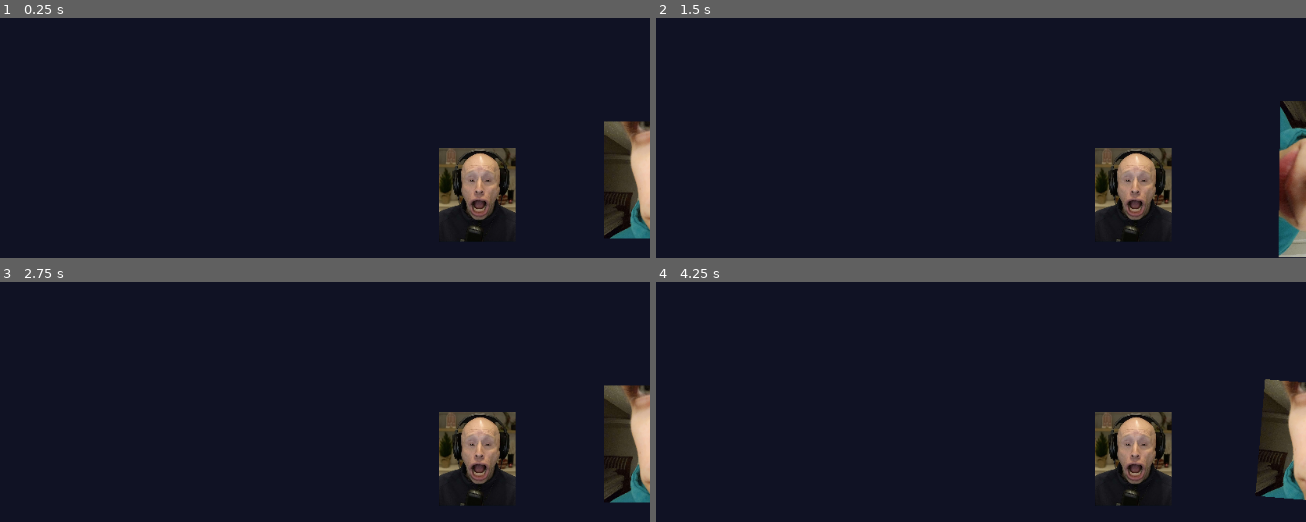
Above: before the commit, frames 1-4 (two rows, left to right).
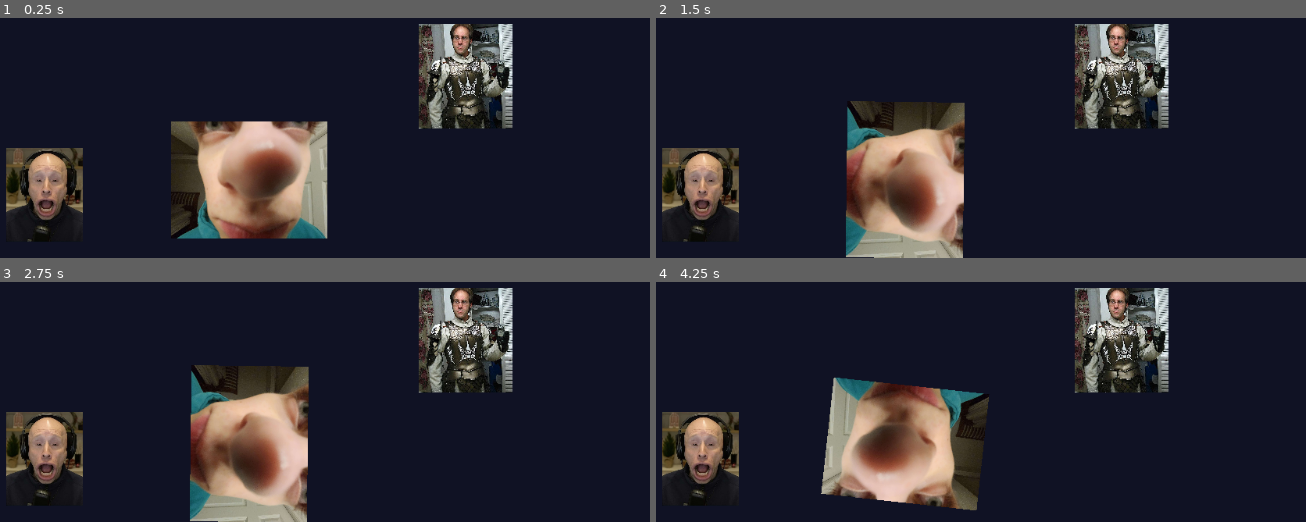
Above: after the commit, the same moments.

Repository: jake-ciliberti/rotate-renovate
Game: Godot game, scene res://levels/level_template.tscn
Same seed, same stepped clock (60 frames per second), same inputs: the game is played once before the commit and once after it. This scene is started directly instead of the project's main scene.
Inputs:
- Up to frame 1 (0.25 s): no input
- Up to frame 2 (1.5 s): tap Enter at 0.5 s; hold Up (rotate_clockwise) 0.53-1.28 s; hold D (move_right) from 0.53 s (still down); tap W (jump) at 0.77 s; tap Down (rotate_counterclockwise) at 0.8, 1.35 s
- Up to frame 3 (2.75 s): tap W (jump) at 1.52 s; tap Right (select_next) at 1.55, 2.1 s; tap R (reset) at 2 s; release D (move_right) at 2.03 s; hold A (move_left) from 2.03 s (still down); tap Left (select_prev) at 2.3 s
- Up to frame 4 (4.25 s): tap R (reset) at 2.75, 3.5, 4.15 s; release A (move_left) at 2.78 s; hold D (move_right) from 2.78 s (still down); tap Left (select_prev) at 2.85 s; tap W (jump) at 3.02, 3.77 s; tap Up (rotate_clockwise) at 3.05 s; hold Up (rotate_clockwise) from 3.53 s (still down); tap Down (rotate_counterclockwise) at 3.8 s

The runs differ from the first frame. In frame 1, 26% of the frame differs, in the area x 0-100%, y 2-94%; in frame 2, 25%; in frame 3, 26%; in frame 4, 26%.

Commit message:
moved rotation to its own class; added groups and signals for abstraction

Diff:
--- a/levels/level_0.tscn
+++ b/levels/level_0.tscn
@@ -1,6 +1,6 @@
 [gd_scene format=4 uid="uid://cwevwscceskgu"]
 
-[ext_resource type="Script" uid="uid://5mkyc8yf3gmm" path="res://scripts/level0.gd" id="1_eus5j"]
+[ext_resource type="Script" uid="uid://1hljlhp5cw2n" path="res://scripts/level.gd" id="1_yi3jx"]
 [ext_resource type="TileSet" uid="uid://cn5qrq50vbfwx" path="res://sprites/tiles/Docks.tres" id="2_823pn"]
 [ext_resource type="Texture2D" uid="uid://e3ogwgag5cwe" path="res://sprites/ratford/ratford.png" id="3_iss0w"]
 [ext_resource type="TileSet" uid="uid://ciylkriooxq3g" path="res://sprites/tiles/Ocean.tres" id="3_yi3jx"]
@@ -11,9 +11,10 @@
 [sub_resource type="RectangleShape2D" id="RectangleShape2D_823pn"]
 size = Vector2(24.110844, 804.5663)
 
-[node name="level0" type="Node2D" unique_id=775320601]
-script = ExtResource("1_eus5j")
-spawnpoint = Vector2(512, 700)
+[node name="level0" type="Node2D" unique_id=933560811]
+script = ExtResource("1_yi3jx")
+spawnpoint = Vector2(512, 690)
+metadata/_custom_type_script = "uid://1hljlhp5cw2n"
 
 [node name="StaticBody2D" type="StaticBody2D" parent="." unique_id=488646170]
 
--- a/levels/level_template.tscn
+++ b/levels/level_template.tscn
@@ -1,10 +1,11 @@
 [gd_scene format=3 uid="uid://bge7knw2orlop"]
 
-[ext_resource type="Script" uid="uid://cex0107qyysnv" path="res://scripts/level_template.gd" id="1_skox6"]
-[ext_resource type="Script" uid="uid://77eofacptory" path="res://scripts/test_rotatable_object.gd" id="2_13k7l"]
+[ext_resource type="Script" uid="uid://1hljlhp5cw2n" path="res://scripts/level.gd" id="1_yglgk"]
 [ext_resource type="Texture2D" uid="uid://o5flcm2krpor" path="res://sprites/big me.jpg" id="2_skox6"]
+[ext_resource type="Script" uid="uid://74gqrjs1tww4" path="res://scripts/panel.gd" id="3_yglgk"]
 [ext_resource type="Texture2D" uid="uid://b4depwsmkctlp" path="res://sprites/northernlion.png" id="4_13k7l"]
 [ext_resource type="Texture2D" uid="uid://cyptmo3u5qsd" path="res://sprites/mediumguy.png" id="5_8xmsw"]
+[ext_resource type="Script" uid="uid://ccmj71uqtvvjl" path="res://scripts/panel_controller.gd" id="6_yglgk"]
 
 [sub_resource type="RectangleShape2D" id="RectangleShape2D_8xmsw"]
 size = Vector2(3072, 20)
@@ -21,11 +22,10 @@
 [sub_resource type="RectangleShape2D" id="RectangleShape2D_4v1xc"]
 size = Vector2(120, 134)
 
-[node name="level_template" type="Node2D" unique_id=1509638767 node_paths=PackedStringArray("testPanel", "testPanel2", "testPanel3")]
-script = ExtResource("1_skox6")
-testPanel = NodePath("TestRotatableObject")
-testPanel2 = NodePath("TestRotatableObject2")
-testPanel3 = NodePath("TestRotatableObject3")
+[node name="level_template" type="Node2D" unique_id=347755843 node_paths=PackedStringArray("panel_controller")]
+script = ExtResource("1_yglgk")
+panel_controller = NodePath("")
+metadata/_custom_type_script = "uid://1hljlhp5cw2n"
 
 [node name="TileMapLayer" type="TileMapLayer" parent="." unique_id=1925201902]
 
@@ -41,36 +41,46 @@
 scale = Vector2(22.23999, 9.96)
 shape = SubResource("RectangleShape2D_y4kfo")
 
-[node name="TestRotatableObject" type="AnimatableBody2D" parent="." unique_id=427894072]
-position = Vector2(1065, 710)
-script = ExtResource("2_13k7l")
+[node name="PanelController" type="Node2D" parent="." unique_id=1108507675]
+script = ExtResource("6_yglgk")
+number_of_groups = 2
+metadata/_custom_type_script = "uid://ccmj71uqtvvjl"
 
-[node name="Sprite2D" type="Sprite2D" parent="TestRotatableObject" unique_id=414044641]
+[node name="GamePanel" type="AnimatableBody2D" parent="PanelController" unique_id=2005313600]
+position = Vector2(511, 710)
+script = ExtResource("3_yglgk")
+metadata/_custom_type_script = "uid://74gqrjs1tww4"
+
+[node name="Sprite2D" type="Sprite2D" parent="PanelController/GamePanel" unique_id=414044641]
 scale = Vector2(0.05, 0.05)
 texture = ExtResource("2_skox6")
 
-[node name="CollisionShape2D" type="CollisionShape2D" parent="TestRotatableObject" unique_id=1366712396]
+[node name="CollisionShape2D" type="CollisionShape2D" parent="PanelController/GamePanel" unique_id=1366712396]
 position = Vector2(0, -0.5)
 shape = SubResource("RectangleShape2D_13k7l")
 
-[node name="TestRotatableObject2" type="AnimatableBody2D" parent="." unique_id=1882469813]
-position = Vector2(803, 729)
-script = ExtResource("2_13k7l")
+[node name="GamePanel2" type="AnimatableBody2D" parent="PanelController" unique_id=1053283789]
+position = Vector2(249, 729)
+script = ExtResource("3_yglgk")
+group = 1
+metadata/_custom_type_script = "uid://74gqrjs1tww4"
 
-[node name="Sprite2D" type="Sprite2D" parent="TestRotatableObject2" unique_id=1558746552]
+[node name="Sprite2D" type="Sprite2D" parent="PanelController/GamePanel2" unique_id=1558746552]
 scale = Vector2(0.1, 0.1)
 texture = ExtResource("4_13k7l")
 
-[node name="CollisionShape2D" type="CollisionShape2D" parent="TestRotatableObject2" unique_id=1648902898]
+[node name="CollisionShape2D" type="CollisionShape2D" parent="PanelController/GamePanel2" unique_id=1648902898]
 shape = SubResource("RectangleShape2D_6w6ra")
 
-[node name="TestRotatableObject3" type="AnimatableBody2D" parent="." unique_id=429976072]
-position = Vector2(1342, 577)
-script = ExtResource("2_13k7l")
+[node name="GamePanel3" type="AnimatableBody2D" parent="PanelController" unique_id=765784456]
+position = Vector2(788, 577)
+script = ExtResource("3_yglgk")
+group = 1
+metadata/_custom_type_script = "uid://74gqrjs1tww4"
 
-[node name="Sprite2D" type="Sprite2D" parent="TestRotatableObject3" unique_id=1642691465]
+[node name="Sprite2D" type="Sprite2D" parent="PanelController/GamePanel3" unique_id=1642691465]
 scale = Vector2(0.2, 0.2)
 texture = ExtResource("5_8xmsw")
 
-[node name="CollisionShape2D" type="CollisionShape2D" parent="TestRotatableObject3" unique_id=2064950398]
+[node name="CollisionShape2D" type="CollisionShape2D" parent="PanelController/GamePanel3" unique_id=2064950398]
 shape = SubResource("RectangleShape2D_4v1xc")
--- a/project.godot
+++ b/project.godot
@@ -24,6 +24,10 @@
 window/size/viewport_width=1024
 window/size/viewport_height=810
 window/size/resizable=false
+
+[global_group]
+
+panels=""
 
 [input]
 
--- a/scripts/level.gd
+++ b/scripts/level.gd
@@ -1,54 +1,23 @@
-@abstract
 class_name Level extends Node2D
 
 # level setup
 @export var spawnpoint: Vector2 = Vector2(512, 408)
+@export var group_number: int
 
-# runtime variables
-var selected_rotation_group = 0 # TODO: figure out how to move this to player
-var rotation_groups: Array[Array]
+@export var panel_controller: PanelController = get_node_or_null("PanelController") # TODO: make this programmatic
 
 var rotation_direction = 0
 
-signal teleport
+signal reset
 
 # Called when the node enters the scene tree for the first time.
 func _ready() -> void:
-	teleport.emit(spawnpoint)
-	make_groups()
-
-func make_groups() -> void:
-	rotation_groups = [[]]
-
-func rotate_panels(delta: float) -> void:
-	rotation_direction = Input.get_axis("rotate_counterclockwise", "rotate_clockwise")
-	for i in rotation_groups[selected_rotation_group]:
-		i.rotation += rotation_direction * Globals.ROTATION_SPEED * delta
-
-func change_selection():
-	var direction = Input.get_axis("select_prev", "select_next")
-
-	if direction > 0:
-		selected_rotation_group += 1
-		if selected_rotation_group >= rotation_groups.size():
-			selected_rotation_group = 0
-	elif direction < 0:
-		selected_rotation_group -= 1
-		if selected_rotation_group < 0:
-			selected_rotation_group = rotation_groups.size() -1
+	reset.emit(spawnpoint)
 
 # Called every frame. 'delta' is the elapsed time since the previous frame.
-func _process(delta: float) -> void:
-	# There has to be a better way to do this. idk what it is yet. oops.
-	if Input.is_action_pressed("rotate_counterclockwise") or Input.is_action_pressed("rotate_clockwise"):
-		rotate_panels(delta);
-
-	if Input.is_action_just_pressed("select_prev") or Input.is_action_just_pressed("select_next"):
-		change_selection()
+func _process(_delta: float) -> void:
 
 	if Input.is_action_just_pressed("reset"):
-		_ready()
-
-		for i in rotation_groups:
-			for j in i:
-				j.reset()
+		reset.emit(spawnpoint)
+		if panel_controller != null:
+			panel_controller.reset()
--- a/scripts/level0.gd
+++ /dev/null
@@ -1 +0,0 @@
-extends "level.gd"
--- a/scripts/level_template.gd
+++ /dev/null
@@ -1,8 +0,0 @@
-extends "level.gd"
-
-@export var testPanel: AnimatableBody2D
-@export var testPanel2: AnimatableBody2D
-@export var testPanel3: AnimatableBody2D
-
-func make_groups() -> void:
-	rotation_groups = [[testPanel], [testPanel2, testPanel3]]
--- a/scripts/main.gd
+++ b/scripts/main.gd
@@ -7,8 +7,8 @@
 
 # Called when the node enters the scene tree for the first time.
 func _ready() -> void:
-	level.teleport.connect(player.teleport)
-	# load_level(level_number) #TODO: doesn't work. fix!
+	level.reset.connect(_on_level_reset)
+	# load_level(level_number) # TODO: doesn't work. fix!
 
 # Called every frame. 'delta' is the elapsed time since the previous frame.
 func _process(_delta: float) -> void:
@@ -21,3 +21,6 @@
 
 func increment_level():
 	load_level(level_number + 1)
+
+func _on_level_reset(spawnpoint: Vector2):
+	player.teleport(spawnpoint)
--- a/scripts/panel.gd
+++ b/scripts/panel.gd
@@ -1,19 +1,30 @@
-@abstract
-extends AnimatableBody2D
+class_name GamePanel extends AnimatableBody2D
 
-@export var initial_rotation_degrees: float
 @export var pivot: Vector2
 @export var group: int
 
+var initial_rotation_degrees = rotation_degrees
+
 # Called when the node enters the scene tree for the first time.
 func _ready() -> void:
-	pass # Replace with function body.
+	add_to_group("panels")
 
 # Called every frame. 'delta' is the elapsed time since the previous frame.
 func _process(_delta: float) -> void:
 	pass
 
-#func rotate(group: int, ):
+func change_rotation(selected_group: int, rotation_change: float):
+	if selected_group != group:
+		return
+
+	rotation += rotation_change
 
 func reset():
 	rotation_degrees = initial_rotation_degrees
+
+func highlight(selected_group: int):
+	if selected_group != group:
+		return
+
+	else:
+		pass
--- /dev/null
+++ b/scripts/panel_controller.gd
@@ -0,0 +1,31 @@
+class_name PanelController extends Node2D
+
+var selected_rotation_group: int
+
+@export var number_of_groups: int = 1 # TODO: there should be a programmatic way to do this. figure that out
+
+func reset():
+	get_tree().call_group("panels", "reset")
+
+func change_selection():
+	var direction = Input.get_axis("select_prev", "select_next")
+
+	if direction > 0:
+		selected_rotation_group += 1
+		if selected_rotation_group >= number_of_groups:
+			selected_rotation_group = 0
+	elif direction < 0:
+		selected_rotation_group -= 1
+		if selected_rotation_group < 0:
+			selected_rotation_group = number_of_groups - 1
+
+	get_tree().call_group("panels", "highlight", selected_rotation_group)
+
+# Called every frame. 'delta' is the elapsed time since the previous frame.
+func _process(delta: float) -> void:
+	if Input.is_action_pressed("rotate_counterclockwise") or Input.is_action_pressed("rotate_clockwise"):
+		var rotation_direction = Input.get_axis("rotate_counterclockwise", "rotate_clockwise")
+		get_tree().call_group("panels", "change_rotation", selected_rotation_group, rotation_direction * Globals.ROTATION_SPEED * delta)
+
+	if Input.is_action_just_pressed("select_prev") or Input.is_action_just_pressed("select_next"):
+		change_selection()
--- a/scripts/test_rotatable_object.gd
+++ /dev/null
@@ -1,10 +0,0 @@
-extends "panel.gd"
-
-# Called when the node enters the scene tree for the first time.
-func _ready() -> void:
-	pass # Replace with function body.
-
-
-# Called every frame. 'delta' is the elapsed time since the previous frame.
-func _process(_delta: float) -> void:
-	pass
Not shown, removed: scripts/level0.gd.uid
Not shown, removed: scripts/level_template.gd.uid
Not shown, added: scripts/panel_controller.gd.uid
Not shown, removed: scripts/test_rotatable_object.gd.uid
